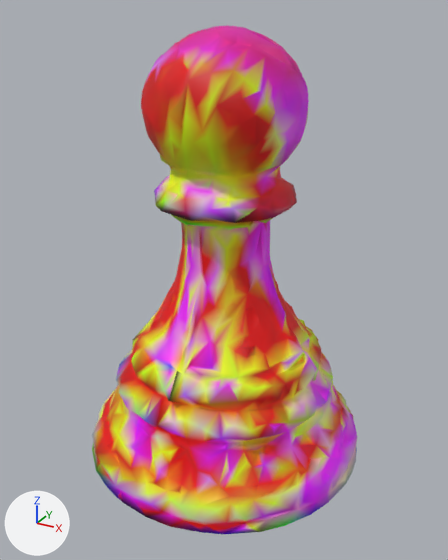
Two versions of the glTF model assets/models/persian/candidate2/optimized/pawn.glb, one commit apart.
Both versions are drawn from a camera (50 mm lens) standing at (0.647, -1.181, 0.533) and looking at (0.008, -0.019, -0.047). The lights are fixed; the arrows at lower left show +X, +Y and +Z. The first picture is the older version.

In view in the first picture: 'geometry_0'.
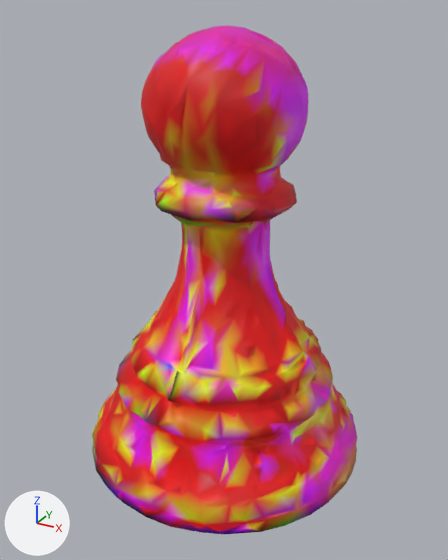
What differs and where, as boxes (x1, y1, x2, y2) in the pictures (448 x 560 px):
part 1 of me_geometry_0, recoloured
    both: (92, 25, 357, 534)

The change, as a list of edits to the scene's bpy script:
```text
Change me_geometry_0:
    where me_geometry_0.from_pydata(...)  # 3003 vertices, 5981 faces; spans x -0.344..0.344, y -0.343..0.343, z -0.5..0.5
    used by ob_geometry_0; location = (0.0, 0.0, 0.0)
    me_geometry_0 part 1: 5215 faces centred in x -0.335..0.341, y -0.339..0.336, z -0.5..0.498 are repainted in the vertex colours, in many colours
```
